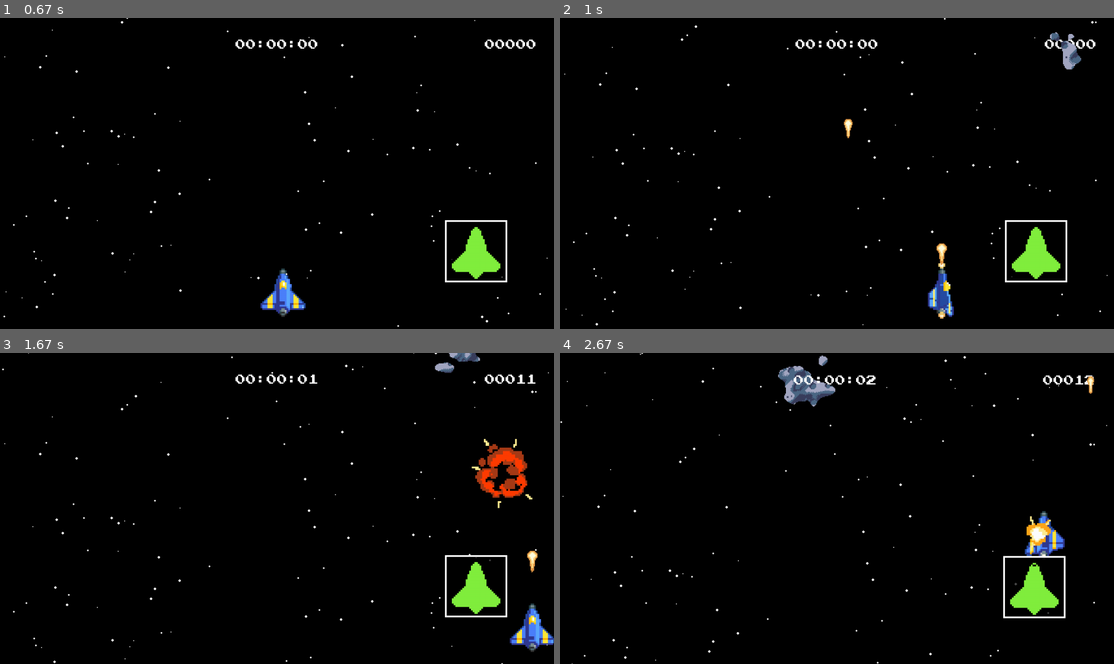
Above: before the commit, frames 1-4 (two rows, left to right).
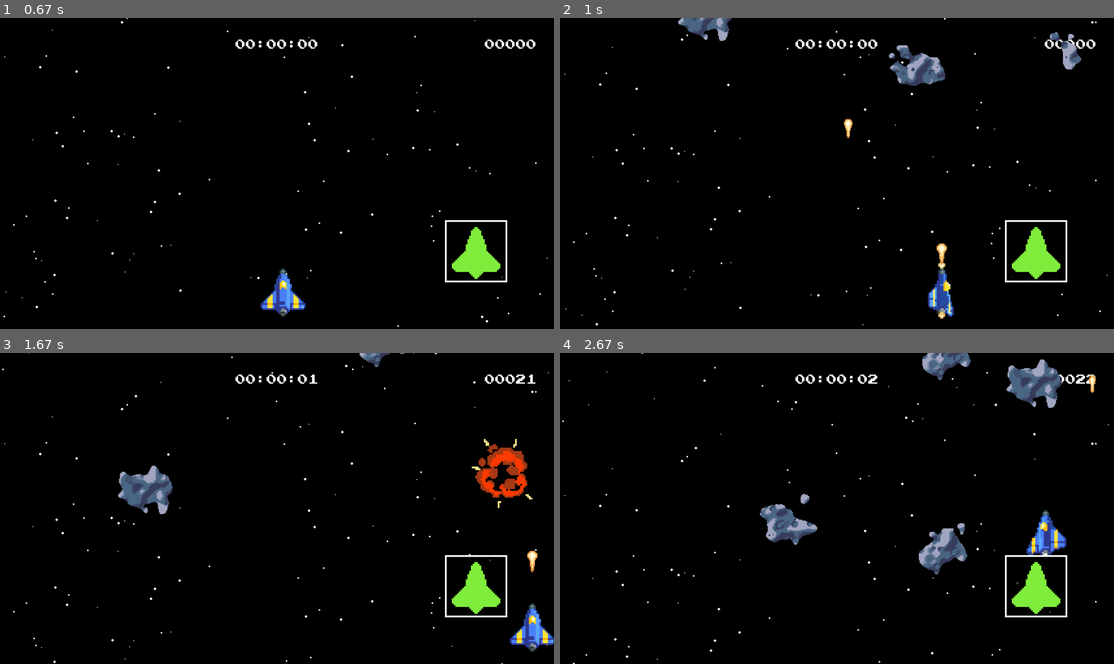
Above: after the commit, the same moments.

Repository: isGoodSoup/astros
Game: pygame game, started from main.py
Two runs of this game, one before a commit and one after it. Both use one fixed random seed, a clock stepped at 60 frames per second and the inputs below.
Inputs:
- Up to frame 1 (0.67 s): tap Enter at 0.33 s
- Up to frame 2 (1 s): hold Space from 0.67 s (still down); hold Right from 0.67 s (still down)
- Up to frame 3 (1.67 s): release Space at 1.13 s; release Right at 1.13 s; hold Right 1.17-1.63 s; tap Space at 1.23, 1.53 s
- Up to frame 4 (2.67 s): hold Up 1.67-1.97 s; tap Space at 1.73, 2.07, 2.37, 2.57 s; hold Right 2-2.47 s; hold Left from 2.5 s (still down)

Frame 1 is identical in both runs. In frame 2, 1.3% of the frame differs, in the area x 21-70%, y 0-22%; in frame 3, 1.4%; in frame 4, 5.9%, in the area x 0-100%, y 0-100%.

Commit message:
add: new method update_time()

Diff:
--- a/main.py
+++ b/main.py
@@ -127,6 +127,7 @@
         self.celestial_spawn_interval = random.randint(8000, 14000)
         self.last_asteroid_spawn = 0
         self.asteroid_spawn_interval = 800
+        self.asteroid_spawn_count = 4
         self.last_upgrade_spawn = 0
         self.upgrade_spawn_interval = 60_000
         self.last_shot_time = 0
@@ -181,14 +182,15 @@
                         i[0] = random.randint(0, screen_size[0])
 
                 current_time = pg.time.get_ticks()
-                if current_time - self.last_asteroid_spawn > self.asteroid_spawn_interval:
-                    self.last_asteroid_spawn = current_time
+                if current_time - self.last_celestial_spawn > self.celestial_spawn_interval:
+                    self.last_celestial_spawn = current_time
                     for _ in range(random.randint(1, 4)):
                         for _ in range(10):
-                            new_asteroid = Asteroid(screen_size[0], min_y=-200, max_y=-50)
-                            too_close = any(abs(new_asteroid.rect.y - m.rect.y) < 60 for m in self.asteroids)
-                            if not too_close:
-                                self.asteroids.add(new_asteroid) # type: ignore
+                            new_celestial = random_celestial()
+                            if new_celestial and is_valid_spawn(new_celestial,
+                                                                self.celestials,
+                                                                200):
+                                self.celestials.add(new_celestial)
                                 break
 
                 current_time = pg.time.get_ticks()
@@ -200,13 +202,14 @@
                             self.upgrades.add(new_upgrade) # type: ignore
 
                 current_time = pg.time.get_ticks()
-                if current_time - self.last_celestial_spawn > self.celestial_spawn_interval:
-                    self.last_celestial_spawn = current_time
-                    for _ in range(random.randint(1, 4)):
+                if current_time - self.last_asteroid_spawn > self.asteroid_spawn_interval:
+                    self.last_asteroid_spawn = current_time
+                    for _ in range(random.randint(1, self.asteroid_spawn_count)):
                         for _ in range(10):
-                            new_celestial = random_celestial()
-                            if new_celestial and is_valid_spawn(new_celestial, self.celestials, 200):
-                                self.celestials.add(new_celestial)
+                            new_asteroid = Asteroid(screen_size[0], min_y=-200, max_y=-50)
+                            too_close = any(abs(new_asteroid.rect.y - m.rect.y) < 60 for m in self.asteroids)
+                            if not too_close:
+                                self.asteroids.add(new_asteroid)  # type: ignore
                                 break
 
                 now = pg.time.get_ticks()
@@ -362,21 +365,7 @@
                 score_text = f"{self.score:05}"
                 text_surface = font.render(score_text, True, "WHITE")
                 screen.blit(text_surface, [screen_size[0] - 160, 50])
-
-                if not self.game_over:
-                    self.milliseconds += 1
-                    if self.milliseconds >= 60:
-                        self.milliseconds = 0
-                        self.seconds += 1
-                        if self.seconds == 30:
-                            pass # TODO difficulty increasing logic
-                        if self.seconds >= 60:
-                            self.seconds = 0
-                            self.minutes += 1
-                            if self.minutes >= 60:
-                                self.minutes = 0
-                                self.hours += 1
-
+                self.update_time()
             for i in self.stars:
                 pg.draw.circle(screen, (255, 255, 255), (int(i[0]), int(i[1])),i[2])
 
@@ -427,6 +416,28 @@
                 screen.blit(pg.transform.scale(screen, screen_size), render)
             pg.display.update()
         pg.quit()
+
+    def update_time(self):
+        if not self.game_over:
+            self.milliseconds += 1
+            if self.milliseconds >= 60:
+                self.milliseconds = 0
+                self.seconds += 1
+                if self.seconds == 48:
+                    if self.asteroid_spawn_interval <= 100:
+                        self.asteroid_spawn_interval = 100
+                    else:
+                        self.asteroid_spawn_interval -= 10
+                    if self.asteroid_spawn_count >= 32:
+                        self.asteroid_spawn_count = 32
+                    else:
+                        self.asteroid_spawn_count += 1
+                if self.seconds >= 60:
+                    self.seconds = 0
+                    self.minutes += 1
+                    if self.minutes >= 60:
+                        self.minutes = 0
+                        self.hours += 1
 
     def reset(self, screen_size):
         self.projectiles.empty()
